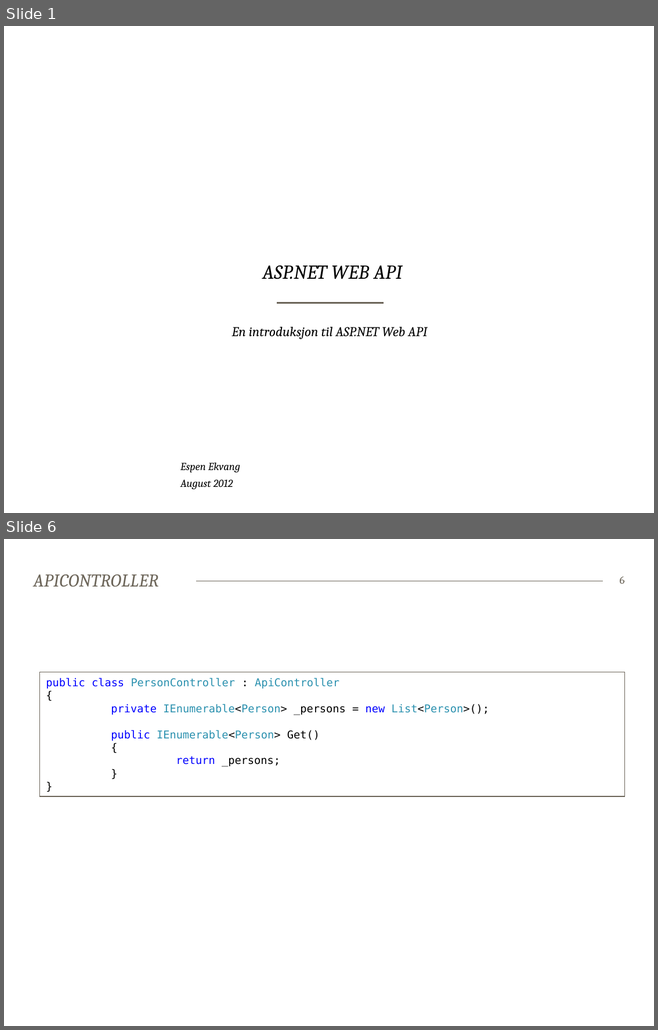
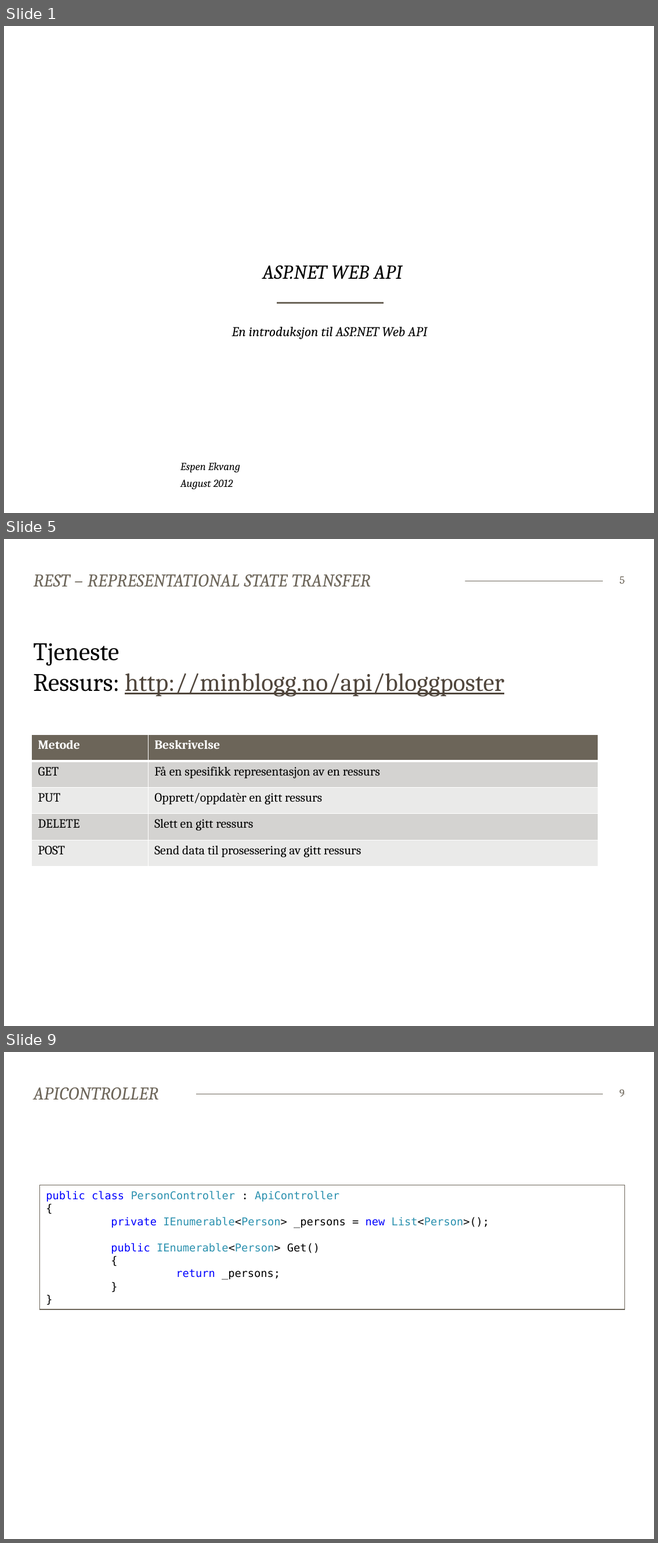
Before and after one commit to bekk/dotnetkurs, a slide deck: webapi/WebAPI.pptx. Shown one above the other, each under a label of ours: slides 1 and 6 before the commit, slides 1, 5 and 9 after it; the slides between them are not shown. The pictures are 658x1030 and 658x1543 pixels, drawn with LibreOffice and Linux fonts; fonts in the diff are those of the drawing; background and template pictures are left out. Boxes give left, top, right and bottom in pixels: in the first picture for what was removed or moved away, otherwise in the second. Text is boxed around its words. In the diff, an @@ line names an element or a change of style, - is before the commit and + after.

```diff
--- a/webapi/WebAPI.pptx
+++ b/webapi/WebAPI.pptx
@@ slide 5 added at bbox=[4, 539, 654, 1026], background #FFFFFF; not listed: 1 template element that a slide beside it also shows @@
@@ title added at bbox=[34, 574, 371, 587], 20 pt, text #6C6559, italic @@
+REST – REPRESENTATIONAL STATE TRANSFER
@@ page number added at bbox=[619, 576, 625, 584], 12 pt, text #6C6559 @@
+5
@@ text added at bbox=[33, 643, 504, 697], 28 pt, text #50463C, underline @@
+Tjeneste
+Ressurs: http://minblogg.no/api/bloggposter
@@ table added at bbox=[31, 734, 598, 866], 5 rows, 2 columns @@
+Metode | Beskrivelse
+GET | Få en spesifikk representasjon av en ressurs
+PUT | Opprett/oppdatèr en gitt ressurs
+DELETE | Slett en gitt ressurs
+POST | Send data til prosessering av gitt ressurs
@@ what was slide 6 is now slide 9 @@
@@ page number at bbox=[619, 1089, 624, 1097]: text changed @@
-6
+9
```
Also in this commit, not shown: 4 slides changed, 4 other slides added, 2 slides removed.
